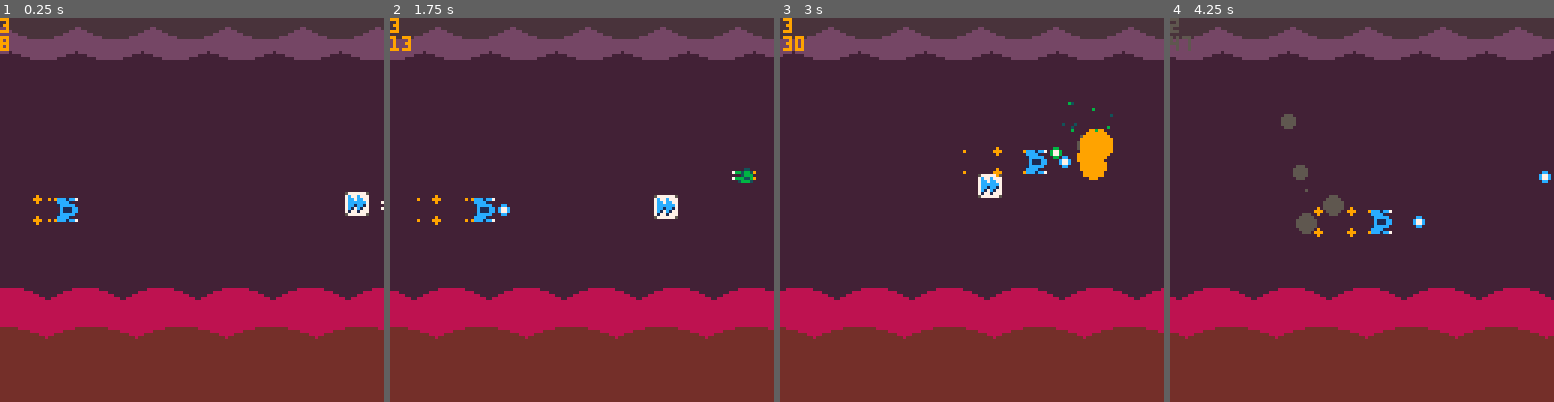
Above: before the commit, frames 1-4 (left to right).
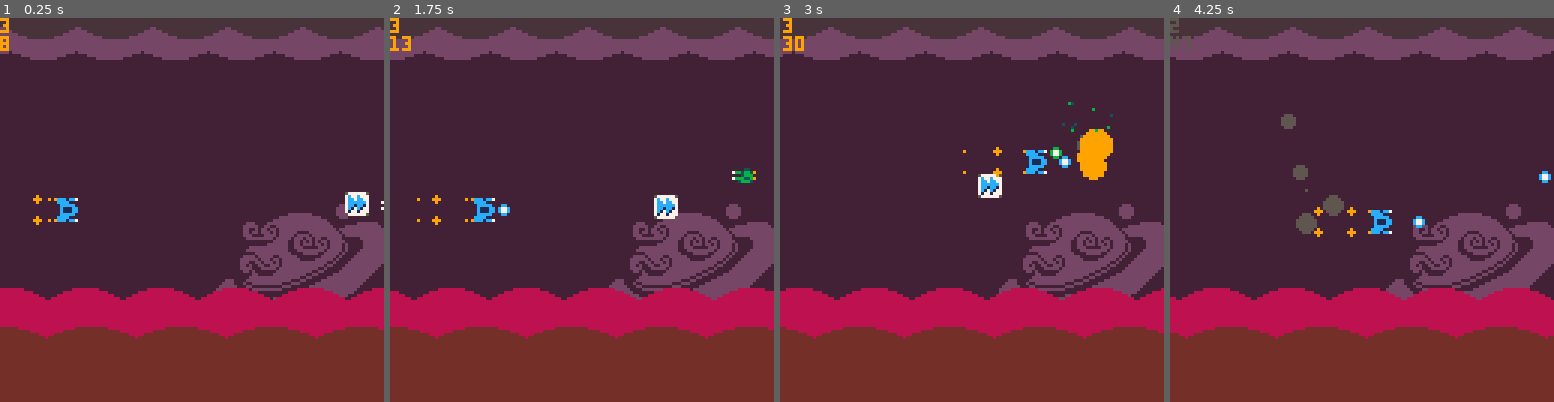
Above: after the commit, the same moments.

Repository: Sarah-Duck/toxic-invaders
Game: PICO-8 cartridge pico-bhell.p8
Two runs of this game, one before a commit and one after it. Both use one fixed random seed, a clock stepped at 60 frames per second and the inputs below.
Inputs:
- Up to frame 1 (0.25 s): no input
- Up to frame 2 (1.75 s): tap O (Z key) at 0.7, 1.7 s; hold Right from 1.6 s (still down)
- Up to frame 3 (3 s): release Right at 2.1 s; tap O (Z key) at 2.1, 2.5, 2.9 s; hold Up 2.15-2.42 s; hold Right from 2.47 s (still down)
- Up to frame 4 (4.25 s): release Right at 3.03 s; hold Left 3.08-3.58 s; tap O (Z key) at 3.3, 3.7, 4.1 s; hold Down 3.63-3.97 s; hold Right from 4.02 s (still down)

The runs differ from the first frame. In frame 1, 5.0% of the frame differs, in the area x 56-100%, y 48-74%; in frame 2, 5.2%, in the area x 57-100%, y 48-74%; in frame 3, 5.0%; in frame 4, 5.1%.

Commit message:
added bg planet

Diff:
--- a/background.lua
+++ b/background.lua
@@ -29,6 +29,12 @@
 function drawbg()
     cls(0)
     camera((sin(shake+t())*shake)/3, (sin(shake+t()/2.1)*shake)/3)
+
+    --static planet
+    spr(202,80,62,6,3)
+    spr(249,72,86,7,1)
+
+
     --clouds
     scrollingcircles(-9, 24, 22, 22, 4)
     scrollingcircles(-14, 40, 25, 20, 13)
Not shown, changed: 40 lines of the sprite sheet (__gfx__) section of pico-bhell.p8
